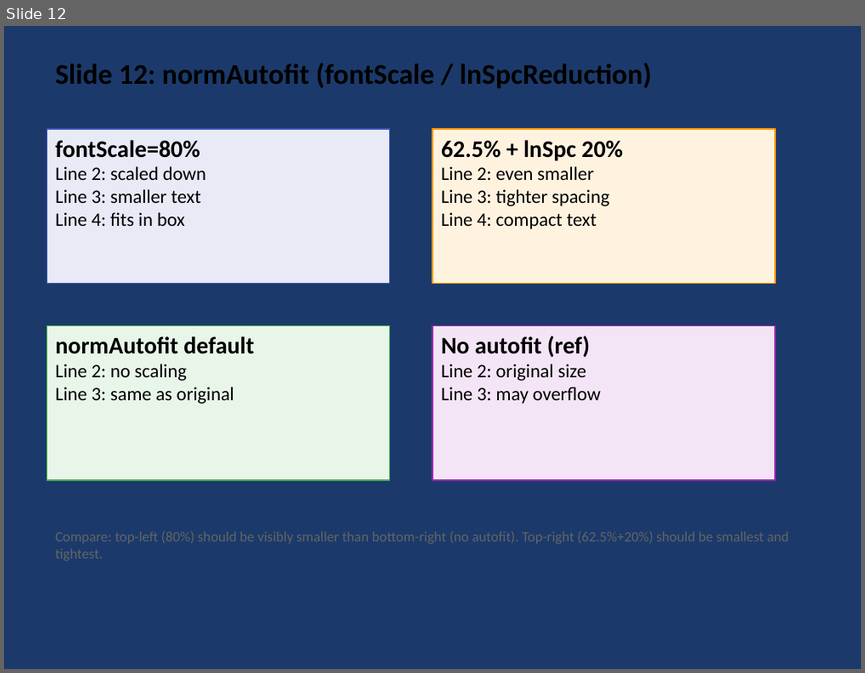
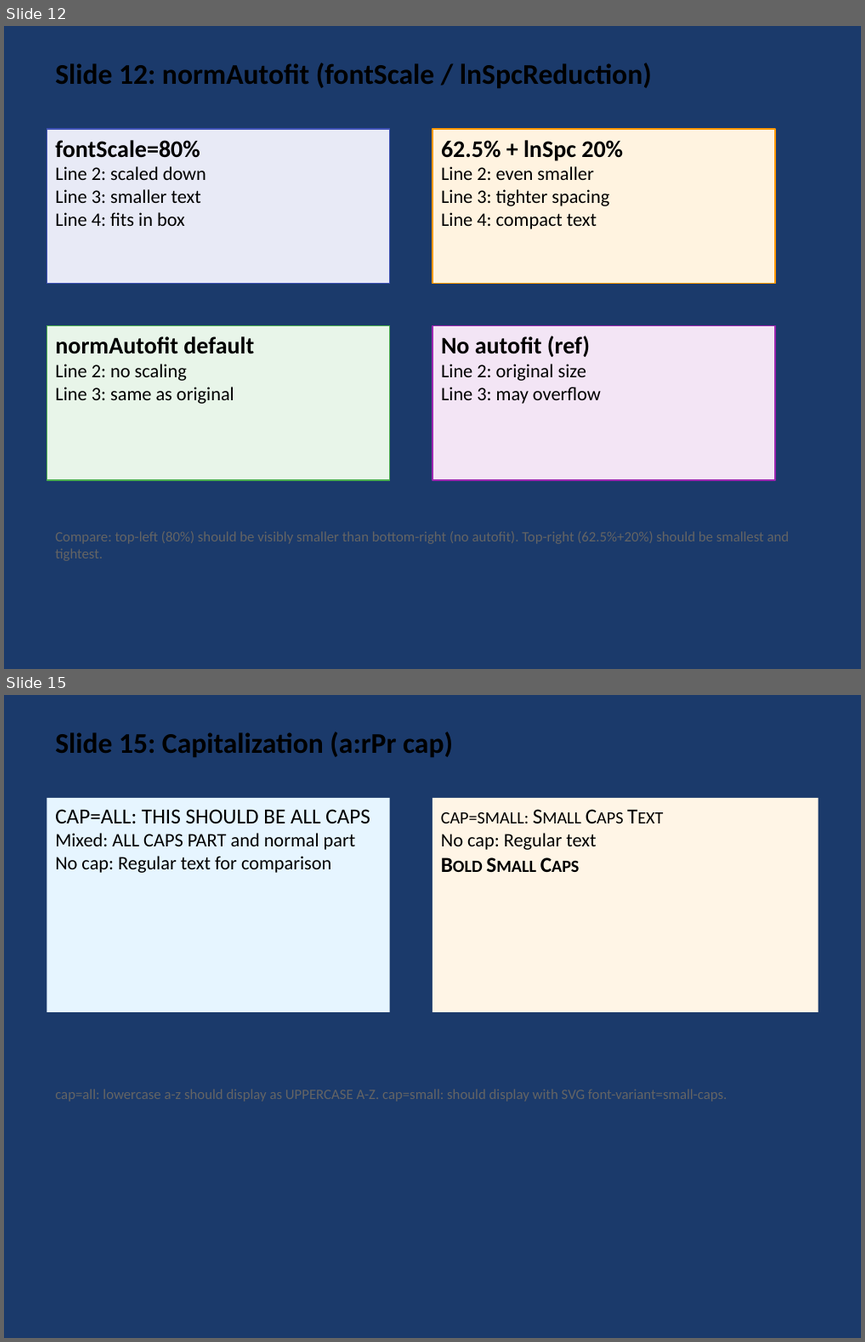
Before and after one commit to t-ujiie-g/pptx-svg, a slide deck: test_fixtures/test_features.pptx. Shown one above the other, each under a label of ours: slide 12 before the commit, slides 12 and 15 after it; the slides between them are not shown. The pictures are 865x673 and 865x1342 pixels, drawn with LibreOffice and Linux fonts; fonts in the diff are those of the drawing. Boxes give left, top, right and bottom in pixels: in the first picture for what was removed or moved away, otherwise in the second. Text is boxed around its words. In the diff, an @@ line names an element or a change of style, - is before the commit and + after.

Commit message:
feat: Enhance text handling and formatting features
- Added support for text wrapping in serializer and SVG parser, including handling of CJK text and wrap="none" attribute.
- Implemented bullet formatting options including custom bullet fonts, sizes (percentage and points), and colors.
- Introduced capitalization options for text runs, allowing for "all" and "small" caps.
- Updated test fixtures to include new slides for text wrapping, bullet formatting, and capitalization features.
- Adjusted tests to verify the presence of new attributes and formatting in the generated PPTX.

```diff
--- a/test_fixtures/test_features.pptx
+++ b/test_fixtures/test_features.pptx
@@ slide 15 added at [4,695,861,1338], background #1B3A6B @@
@@ text added at [55,732,453,757], 24 pt, text #000000, bold @@
+Slide 15: Capitalization (a:rPr cap)
@@ rectangle added at [46,798,390,1012], fill #E6F5FF, 16 pt, text #000000 @@
+CAP=ALL: THIS SHOULD BE ALL CAPS
+Mixed: ALL CAPS PART and normal part
+No cap: Regular text for comparison
@@ rectangle added at [432,798,818,1012], fill #FFF5E6, 18 pt, text #000000, small capitals @@
+cap=small: Small Caps Text
+No cap: Regular text
+Bold Small Caps
@@ text added at [55,1089,726,1101], 12 pt, text #646464 @@
+cap=all: lowercase a-z should display as UPPERCASE A-Z. cap=small: should display with SVG font-variant=small-caps.
```
Also in this commit, not shown: 2 other slides added, 9 other files.
